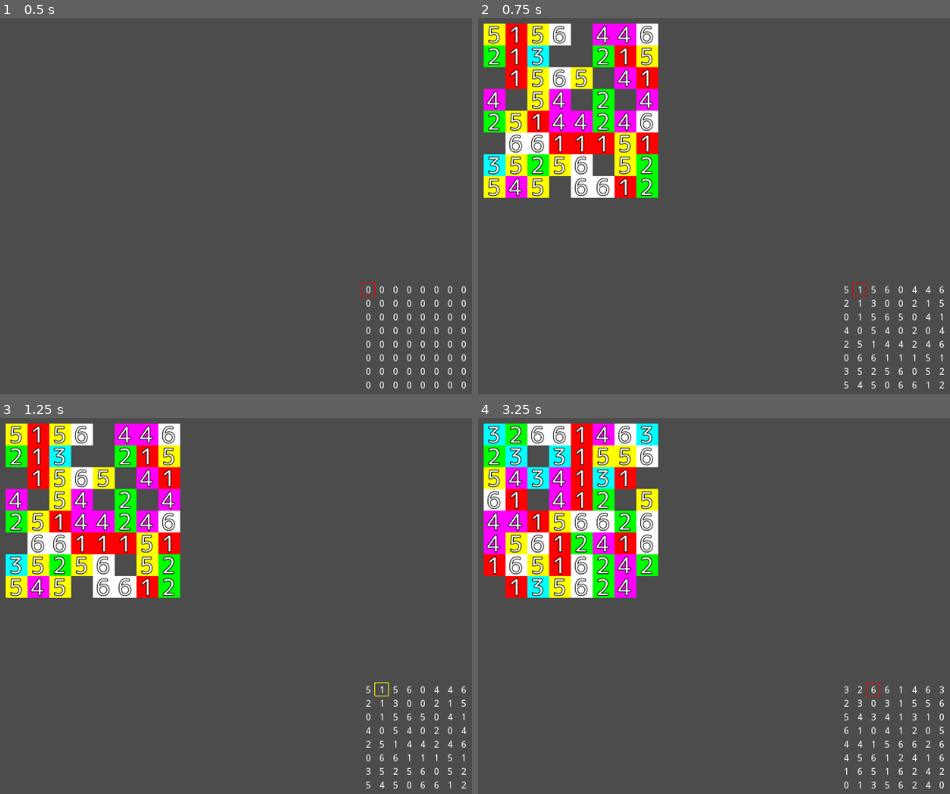
Above: before the commit, frames 1-4 (two rows, left to right).
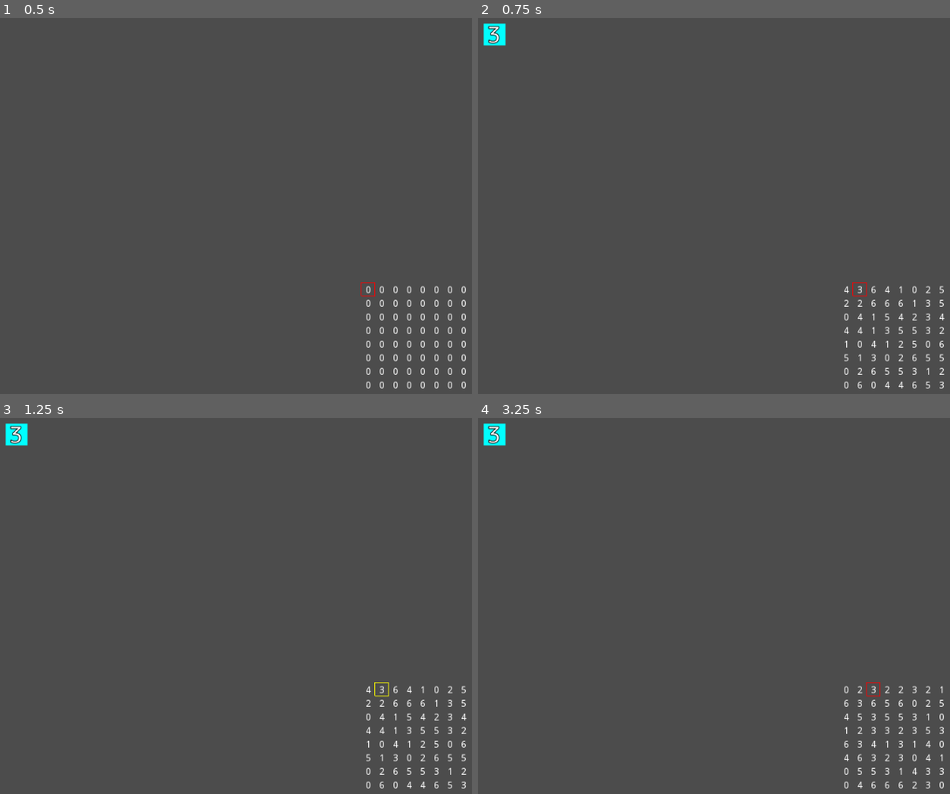
Above: after the commit, the same moments.

Repository: syun77/gd_match3
Game: Godot game, scene res://Main.tscn
Same seed, same stepped clock (60 frames per second), same inputs: the game is played once before the commit and once after it.
Inputs:
- Up to frame 1 (0.5 s): no input
- Up to frame 2 (0.75 s): tap Enter at 0.5 s; hold Right (ui_right) from 0.53 s (still down); tap R (ui_r) at 0.6 s
- Up to frame 3 (1.25 s): keep holding Right (ui_right); tap Z (ui_z) at 0.8 s
- Up to frame 4 (3.25 s): tap Space at 1.25, 2.75 s; release Right (ui_right) at 1.28 s; hold Down (ui_down) 1.28-2.03 s; tap Z (ui_z) at 1.35, 2.3, 2.85 s; tap R (ui_r) at 1.55, 2.1, 3.05 s; tap Enter at 2 s; hold Right (ui_right) 2.03-2.78 s; hold Up (ui_up) from 2.78 s (still down)

Frame 1 is identical in both runs. In frame 2, 15% of the frame differs, in the area x 1-99%, y 1-99%; in frame 3, 15%; in frame 4, 16%.

Commit message:
落下判定実装中

Diff:
--- /dev/null
+++ b/TestMatch3/FieldMgr.gd
@@ -0,0 +1,132 @@
+extends Node2D
+
+# ----------------------------------------
+# 外部参照.
+# ----------------------------------------
+const Point2 = preload("res://Point2.gd")
+const Array2 = preload("res://Array2.gd")
+const TileObj = preload("res://Tile.tscn")
+
+# ----------------------------------------
+# 定数.
+# ----------------------------------------
+const WIDTH = 8
+const HEIGHT = 8
+const OFS_X = 32
+const OFS_Y = 32
+
+# ----------------------------------------
+# メンバ変数.
+# ----------------------------------------
+var _field = Array2.new(WIDTH, HEIGHT)
+var _tiles = []
+
+onready var _layer = $Layer
+
+# ----------------------------------------
+# メンバ関数.
+# ----------------------------------------
+func getv(i:int, j:int) -> int:
+	return _field.getv(i, j)
+
+func check_hit_bottom(tile:TileObj) -> bool:
+	for t in _tiles:
+		if tile.check_hit_bottom(t):
+			return true
+
+	return false
+
+func _create_tile(id:int, x:int, y:int) -> void:
+	var tile = TileObj.instance()
+	_layer.add_child(tile)
+	_tiles.append(tile)
+	tile.appear(id, x, y)
+
+func set_random() -> void:
+	for tile in _tiles:
+		tile.queue_free()
+	_tiles = []
+
+	for idx in range(_field.width * _field.height):
+		var v = randi()%7
+		_field.set_idx(idx, v)
+		if v == Array2.EMPTY:
+			pass
+			#continue
+		var px = _field.to_x(idx)
+		var py = _field.to_y(idx)
+		_create_tile(v, px, py)
+
+func swap(x1:int, y1:int, x2:int, y2:int) -> void:
+	_field.swap(x1, y1, x2, y2)
+
+func fall() -> void:
+	_field.fall()
+
+func check_erase() -> void:
+	var erase_list = PoolIntArray()
+
+	# 1: 検索済み.
+	# 2: 消去する.
+	var tmp = Array2.new(WIDTH, HEIGHT)
+
+	for j in range(_field.height):
+		for i in range(_field.width):
+			var n = _field.getv(i, j)
+			if n == Array2.EMPTY:
+				# 空なので判定不要.
+				continue
+
+			tmp.fill(0)
+			tmp.setv(i, j, 2) # 消せるかもしれない候補.
+
+			for k in range(2):
+				var cnt = 1
+
+				# 上下を調べる.
+				var tbl = [[0, -1], [0, 1]]
+				if k == 1:
+					# 左右を調べる.
+					tbl = [[-1, 0], [1, 0]]
+
+				for v in tbl:
+					cnt = _check_erase_around(tmp, n, cnt, i, j, v[0], v[1])
+
+				if cnt >= 3:
+					# 消せる.
+					var list = tmp.search(2)
+					erase_list.append_array(list)
+
+	# 重複インデックスを削除
+	var list = PoolIntArray()
+	for idx in erase_list:
+		if list.has(idx) == false:
+			list.append(idx)
+
+	# 消去実行.
+	for idx in list:
+		var x = _field.to_x(idx)
+		var y = _field.to_y(idx)
+		var n = _field.getv(x, y)
+		print("erase[%d]: (x, y) = (%d, %d)"%[n, x, y])
+		_field.set_idx(idx, Array2.EMPTY)
+
+func _check_erase_around(tmp:Array2, n:int, cnt:int, x:int, y:int, vx:int, vy:int) -> int:
+	# 移動先を調べる.
+	var x2 = x + vx
+	var y2 = y + vy
+	if tmp.getv(x2, y2) == 1:
+		# 探索済み.
+		return cnt
+
+	var n2 = _field.getv(x2, y2)
+	if n != n2:
+		# 不一致なので消せない.
+		tmp.setv(x2, y2, 1)
+		return cnt
+
+	# 消せるかもしれない.
+	cnt += 1
+	tmp.setv(x2, y2, 2)
+	# 次を調べる.
+	return _check_erase_around(tmp, n, cnt, x2, y2, vx, vy)
--- /dev/null
+++ b/TestMatch3/FieldMgr.tscn
@@ -0,0 +1,8 @@
+[gd_scene load_steps=2 format=2]
+
+[ext_resource path="res://FieldMgr.gd" type="Script" id=1]
+
+[node name="FieldMgr" type="Node2D"]
+script = ExtResource( 1 )
+
+[node name="Layer" type="CanvasLayer" parent="."]
--- a/TestMatch3/Main.gd
+++ b/TestMatch3/Main.gd
@@ -10,18 +10,15 @@
 # ----------------------------------------
 # 定数.
 # ----------------------------------------
-const FIELD_WIDTH = 8
-const FIELD_HEIGHT = 8
+
 
 # ----------------------------------------
 # メンバ変数.
 # ----------------------------------------
-var _field = Array2.new(FIELD_WIDTH, FIELD_HEIGHT)
 var _font:BitmapFont
 var _cursor = Point2.new()
 var _select = Point2.new()
 
-var _tiles = []
 
 # ----------------------------------------
 # メンバ関数.
@@ -54,7 +51,7 @@
 
 	if Input.is_action_just_pressed("ui_r"):
 		# ランダムにブロックを配置する
-		_set_random()
+		FieldMgr.set_random()
 		# 落下させる
 		#_fall()
 
@@ -63,7 +60,7 @@
 			# 同じでなければ変更
 			if _select.is_valid() and _select.is_close(_cursor):
 				# 隣の位置なら値を交換する
-				_field.swap(_select.x, _select.y, _cursor.x, _cursor.y)
+				FieldMgr.swap(_select.x, _select.y, _cursor.x, _cursor.y)
 				# 選択位置をリセットする
 				_select.reset()
 			else:
@@ -77,95 +74,13 @@
 
 	update()
 
-func _set_random() -> void:
-	for tile in _tiles:
-		tile.queue_free()
-	_tiles = []
-
-	for idx in range(_field.width * _field.height):
-		var v = randi()%7
-		_field.set_idx(idx, v)
-		if v == Array2.EMPTY:
-			pass
-			#continue
-		var px = _field.to_x(idx)
-		var py = _field.to_y(idx)
-		var tile = _create_tile(v, px, py)
-		_tiles.append(tile)
-		#add_child(tile)
-
 # 落下.
 func _fall() -> void:
-	_field.fall()
+	FieldMgr.fall()
 
 # 消去チェック.
 func _check_erase() -> void:
-	var erase_list = PoolIntArray()
-
-	# 1: 検索済み.
-	# 2: 消去する.
-	var tmp = Array2.new(FIELD_WIDTH, FIELD_HEIGHT)
-
-	for j in range(_field.height):
-		for i in range(_field.width):
-			var n = _field.getv(i, j)
-			if n == Array2.EMPTY:
-				# 空なので判定不要.
-				continue
-
-			tmp.fill(0)
-			tmp.setv(i, j, 2) # 消せるかもしれない候補.
-
-			for k in range(2):
-				var cnt = 1
-
-				# 上下を調べる.
-				var tbl = [[0, -1], [0, 1]]
-				if k == 1:
-					# 左右を調べる.
-					tbl = [[-1, 0], [1, 0]]
-
-				for v in tbl:
-					cnt = _check_erase_around(tmp, n, cnt, i, j, v[0], v[1])
-
-				if cnt >= 3:
-					# 消せる.
-					var list = tmp.search(2)
-					erase_list.append_array(list)
-
-	# 重複インデックスを削除
-	var list = PoolIntArray()
-	for idx in erase_list:
-		if list.has(idx) == false:
-			list.append(idx)
-
-	# 消去実行.
-	for idx in list:
-		var x = _field.to_x(idx)
-		var y = _field.to_y(idx)
-		var n = _field.getv(x, y)
-		print("erase[%d]: (x, y) = (%d, %d)"%[n, x, y])
-		_field.set_idx(idx, Array2.EMPTY)
-
-func _check_erase_around(tmp:Array2, n:int, cnt:int, x:int, y:int, vx:int, vy:int) -> int:
-	# 移動先を調べる.
-	var x2 = x + vx
-	var y2 = y + vy
-	if tmp.getv(x2, y2) == 1:
-		# 探索済み.
-		return cnt
-
-	var n2 = _field.getv(x2, y2)
-	if n != n2:
-		# 不一致なので消せない.
-		tmp.setv(x2, y2, 1)
-		return cnt
-
-	# 消せるかもしれない.
-	cnt += 1
-	tmp.setv(x2, y2, 2)
-	# 次を調べる.
-	return _check_erase_around(tmp, n, cnt, x2, y2, vx, vy)
+	FieldMgr.check_erase()
 
 func _draw() -> void:
 
@@ -173,9 +88,9 @@
 	if _select.is_valid():
 		_draw_cursor(_select.x, _select.y, Color.yellow, 512, 380)
 
-	for j in range(_field.height):
-		for i in range(_field.width):
-			var n = _field.getv(i, j)
+	for j in range(FieldMgr.HEIGHT):
+		for i in range(FieldMgr.WIDTH):
+			var n = FieldMgr.getv(i, j)
 			_draw_tile(n, i, j, 512, 380)
 
 func _draw_tile(n:int, x:int, y:int, x_ofs:float, y_ofs:float) -> void:
--- a/TestMatch3/Tile.gd
+++ b/TestMatch3/Tile.gd
@@ -3,9 +3,10 @@
 class_name TileObj
 
 const Array2 = preload("res://Array2.gd")
+const TILE_SIZE = 32
 
 # 重力加速度.
-const GRAVITY_Y = 100
+const GRAVITY_Y = 0.1
 
 # 消滅時間.
 const TIMER_VANISH = 1.0
@@ -31,9 +32,6 @@
 # 現在の座標.
 var _now_x:float = 0
 var _now_y:float = 0
-# 移動先.
-var _next_x:float = 0
-var _next_y:float = 0
 
 # 落下速度.
 var _velocity_y:float = 0
@@ -64,17 +62,35 @@
 
 	_now_x = px
 	_now_y = py
-	_next_x = px
-	_next_y = py # TODO: 落下先を探す.
 
 	_state = eState.FALLING
 	visible = true
 
+# 落下チェック.
+func _check_fall() -> bool:
+	if FieldMgr.check_hit_bottom(self) == false:
+		return false
+	return true
+
+func check_hit_bottom(tile:TileObj) -> bool:
+	if _now_x != tile._now_x:
+		return false
+
+	var bottom = _now_x + TILE_SIZE/2.0
+	var upper = tile._now_x - TILE_SIZE/2.0
+	if bottom <= upper:
+		return false
+	return true
+
 func to_world(x:float, y:float) -> Vector2:
 	# タイル座標系をワールド座標に変換する.
-	var px = 32 + 32 * x
-	var py = 32 + 32 * y
+	var px = FieldMgr.OFS_X + TILE_SIZE * x
+	var py = FieldMgr.OFS_Y + TILE_SIZE * y
 	return Vector2(px, py)
+
+func fit_grid() -> void:
+	_now_x = int(_now_x / TILE_SIZE) * TILE_SIZE
+	_now_y = int(_now_y / TILE_SIZE) * TILE_SIZE
 
 func is_hide() -> bool:
 	return _state == eState.HIDE
@@ -103,10 +119,10 @@
 		eState.FALLING: # 落下中.
 
 			_velocity_y += GRAVITY_Y
-			var dy = _next_y - _now_y
-			if dy > 0:
+			_now_y += _velocity_y
+			if FieldMgr.check_hit_bottom(self):
 				# 移動完了.
-				_now_y = _next_y
+				fit_grid()
 				_state = eState.STANDBY
 		eState.STANDBY:
 			pass
--- a/TestMatch3/project.godot
+++ b/TestMatch3/project.godot
@@ -23,6 +23,10 @@
 config/name="TestMatch3"
 run/main_scene="res://Main.tscn"
 config/icon="res://icon.png"
+
+[autoload]
+
+FieldMgr="*res://FieldMgr.tscn"
 
 [debug]
 
